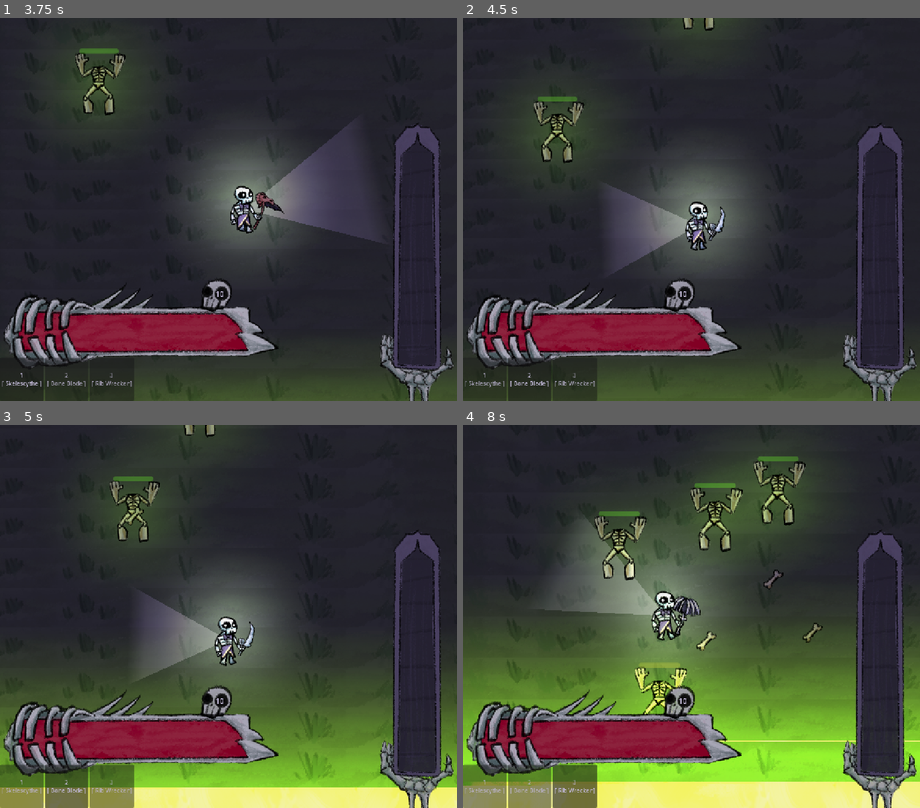
Above: before the commit, frames 1-4 (two rows, left to right).
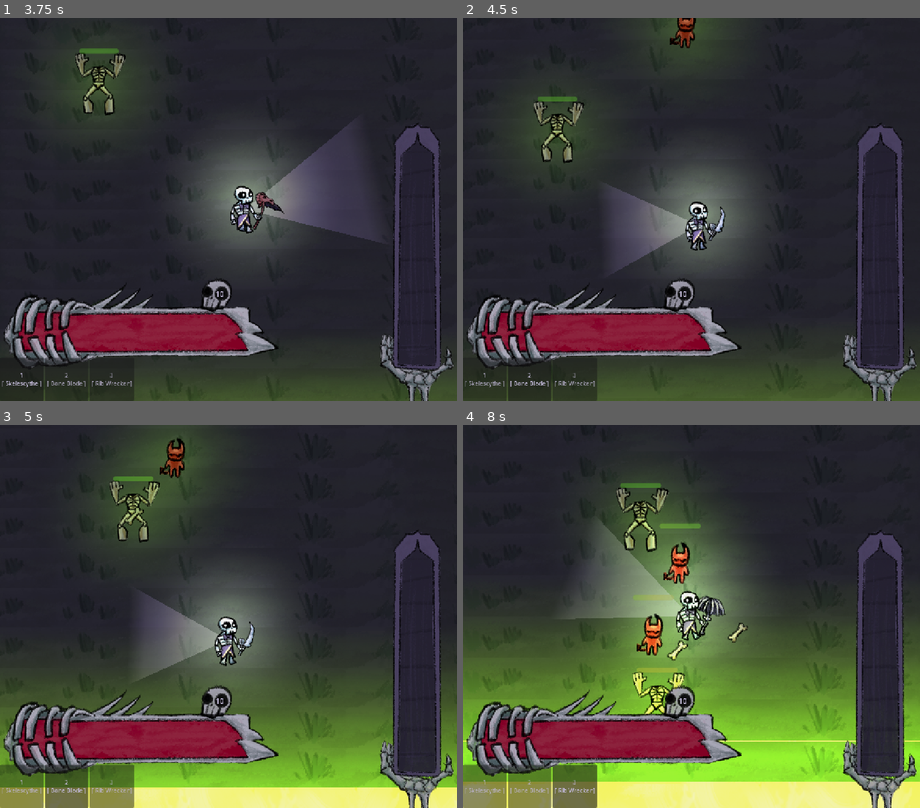
Above: after the commit, the same moments.

Repository: atlanticbomber/CranberryJam_Skeleton-fight
Game: Godot game, scene res://Scenes/start_screen.tscn
Same seed, same stepped clock (60 frames per second), same inputs: the game is played once before the commit and once after it. The engine's default icon, where the game draws it, is replaced by a stand-in: a white triangle on a blue panel in a dark square.
Inputs (mouse positions are in pixels of both pictures, inside the frame that each line leads up to):
- Up to frame 1 (3.75 s): click (347, 255) at 0.5 s; click "10" at 1.25 s; click "1 [ Skelescythe ]" at 2 s; click "2 [ Bone Blade ]" at 2.75 s; tap Enter (ui_accept) at 3.5 s; move the mouse to (329, 190) at 3.52 s; hold D (right) from 3.53 s (still down); tap 1 (Slot1) at 3.6 s
- Up to frame 2 (4.5 s): tap Enter (ui_accept) at 3.77 s; move the mouse to (600, 228) at 4.27 s; release D (right) at 4.28 s; hold S (down) from 4.28 s (still down); tap 2 (Slot2) at 4.35 s
- Up to frame 3 (5 s): keep holding S (down); tap Enter (ui_accept) at 4.52 s
- Up to frame 4 (8 s): move the mouse to (737, 532) at 5.02 s; release S (down) at 5.03 s; hold D (right) 5.03-5.78 s; tap 3 (Slot3) at 5.1 s; move the mouse to (668, 693) at 5.77 s; hold W (up) 5.78-6.53 s; click (668, 693) at 5.85 s; tap Enter (ui_accept) at 6.02, 6.77, 7.52 s; move the mouse to (828, 673) at 6.52 s; hold A (left) from 6.53 s (still down); tap Space (roll) at 6.6 s; move the mouse to (554, 559) at 7.27 s; tap = (zoom in) at 7.35 s

Frame 1 is identical in both runs. In frame 2, 0.4% of the frame differs, in the area x 45-56%, y 0-8%; in frame 3, 1.2%; in frame 4, 17%, in the area x 0-100%, y 5-100%.

Commit message:
added more enemy spawning

Diff:
--- a/the-legend-of-sir-skelebones/Scripts/world.gd
+++ b/the-legend-of-sir-skelebones/Scripts/world.gd
@@ -57,7 +57,11 @@
 func choose_random_enemy(distance)-> EnemyResource:
 	var rand = randi_range(0,99)
 	var result
-	if rand < 25:
+	if rand < 10:
+		result = preload("res://Resources/Enemy/Cerberone.tres")
+	elif rand < 25:
+		result = preload("res://Resources/Enemy/Labitary.tres")
+	elif rand < 45:
 		result = preload("res://Resources/Enemy/FastMelee.tres")
 	else:
 		result = preload("res://Resources/Enemy/Headless.tres")
